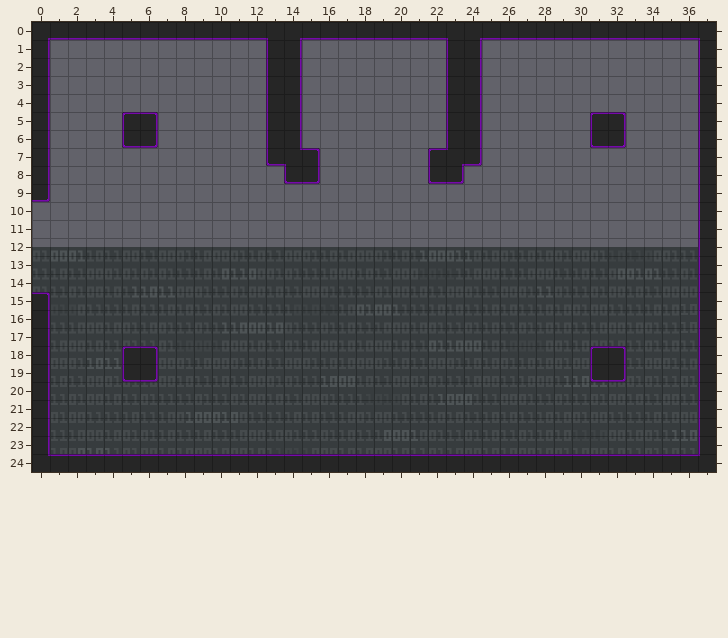
An edit to a level. Tiled map (JSON), views/maps-data/map2.tmj. Above: the version before the commit.
Cells are 32x32 px. Shown: x 0..37, y 0..24.
The result:
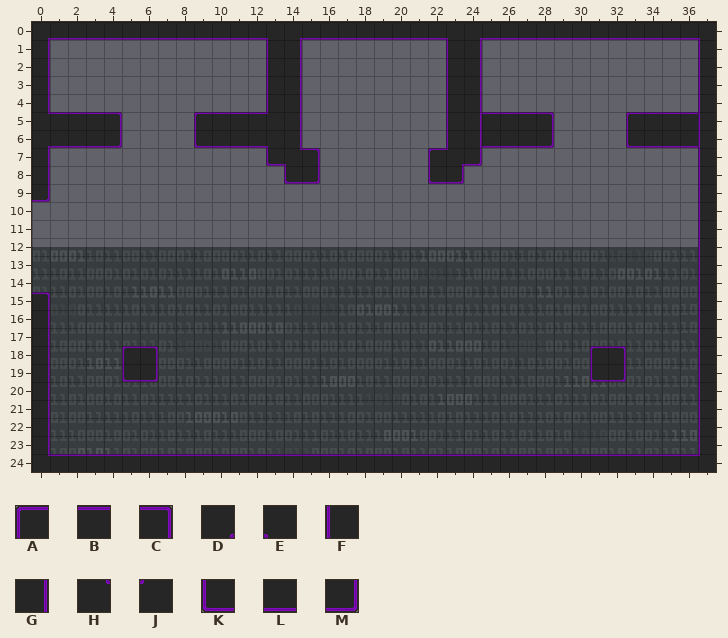
Key: from "neon_wall": A 0, B 1, C 2, D 3, E 4, F 5, G 7, H 8, J 9, K 10, L 11, M 12.
_ is an empty cell.
Edits made:
Layer "Walls":
y 5: x 0..6 G____AC -> HBBBC__; x 9..13 ____F -> ABBBJ; x 25..28 ____ -> BBBC; x 31..36 AC____ -> __ABBB
y 6: x 0..6 G____KM -> DLLLM__; x 9..13 ____F -> KLLLE; x 25..28 ____ -> LLLM; x 31..36 KM____ -> __KLLL
Where, in picture pixels (left, top, right, bottom), the same in both pictures:
changed: (48, 112, 158, 148)
changed: (194, 112, 268, 148)
added: (482, 112, 554, 148)
changed: (590, 112, 698, 148)
